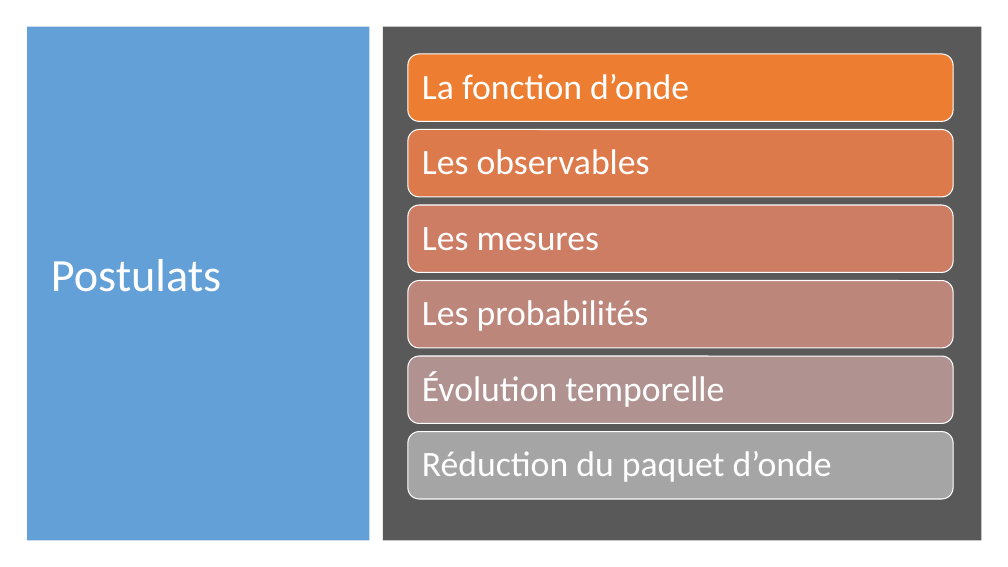
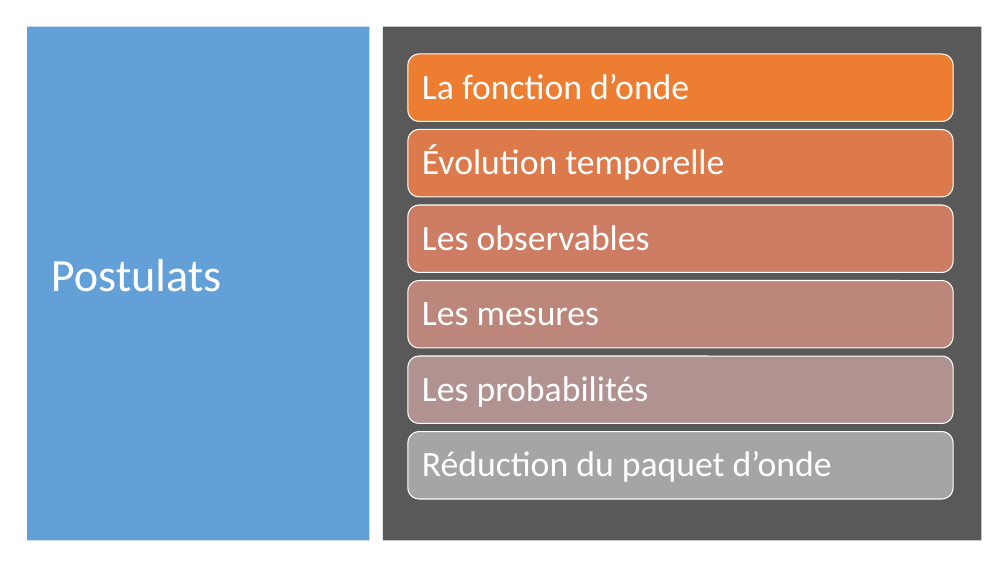
Before and after one commit to meitnerium/theochem, a slide deck: slide 3 of FR/3_Postulats/Postulats.pptx (slide 2 before the commit). Drawn at 1008x567 pixels with LibreOffice and Linux fonts; fonts in the diff are those of the drawing. Boxes give left, top, right and bottom in pixels: in the first picture for what was removed or moved away, otherwise in the second. Text is boxed around its words. In the diff, an @@ line names an element or a change of style, - is before the commit and + after.

```diff
--- a/FR/3_Postulats/Postulats.pptx
+++ b/FR/3_Postulats/Postulats.pptx
@@ text "Évolution temporelle": place and size @@
-text "Évolution temporelle" at [422, 371, 724, 407]
+text "Évolution temporelle" at [422, 145, 724, 180]
@@ 3 texts: place and size @@
-3 texts at [422, 149, 650, 331]
+3 texts at [422, 225, 650, 407]
```
Also in this commit, not shown: 10 other slides changed, 17 slides added, 2 slides removed, 22 other files.
